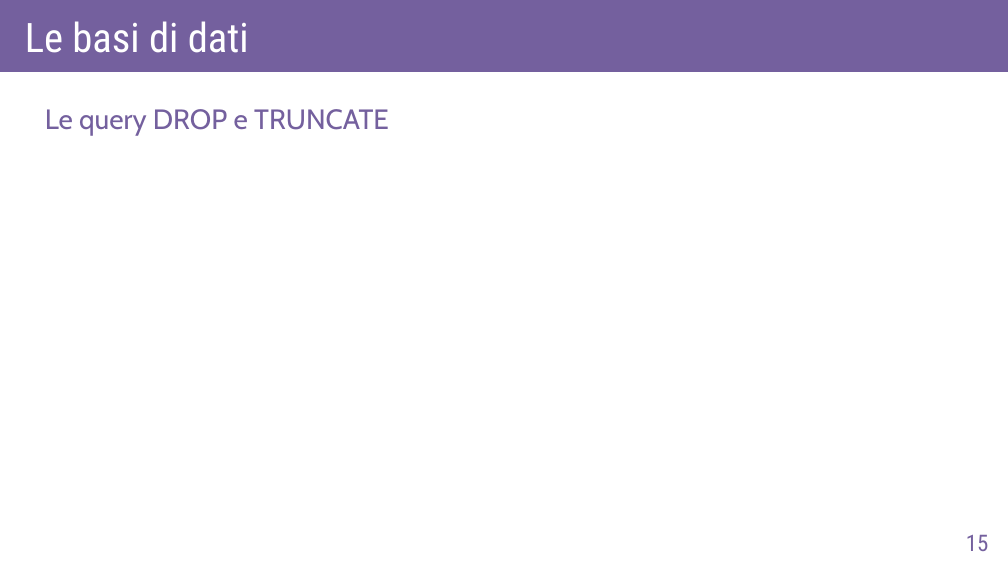
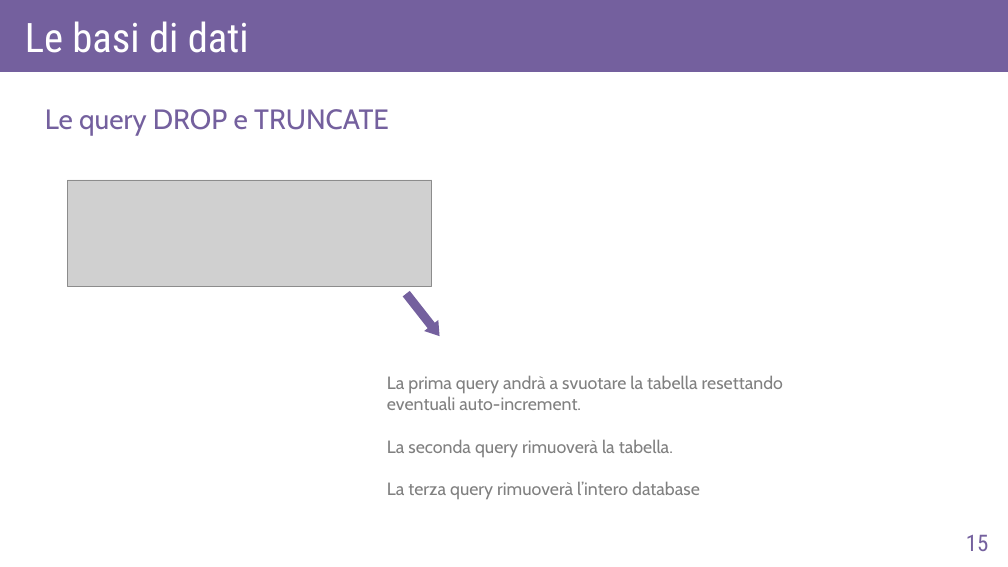
Before and after one commit to AlexF1789/corsoPHP, a slide deck: slide 15 of slide_odp/lez6.odp. Drawn at 1008x567 pixels with LibreOffice and Linux fonts; fonts in the diff are those of the drawing; grey boxes stand for pictures. Boxes give left, top, right and bottom in pixels: in the first picture for what was removed or moved away, otherwise in the second. Text is boxed around its words. In the diff, an @@ line names an element or a change of style, - is before the commit and + after.

```diff
--- a/slide_odp/lez6.odp
+++ b/slide_odp/lez6.odp
@@ picture added at [68,180,432,286] @@
@@ down arrow added at [400,288,447,342], fill #74609E @@
@@ text added at [387,375,783,499], 14 pt, text #808080 @@
+La prima query andrà a svuotare la tabella resettando eventuali auto-increment.
+La seconda query rimuoverà la tabella.
+La terza query rimuoverà l’intero database
```
Also in this commit, not shown: 9 other slides changed, 5 slides added, 5 other files.
